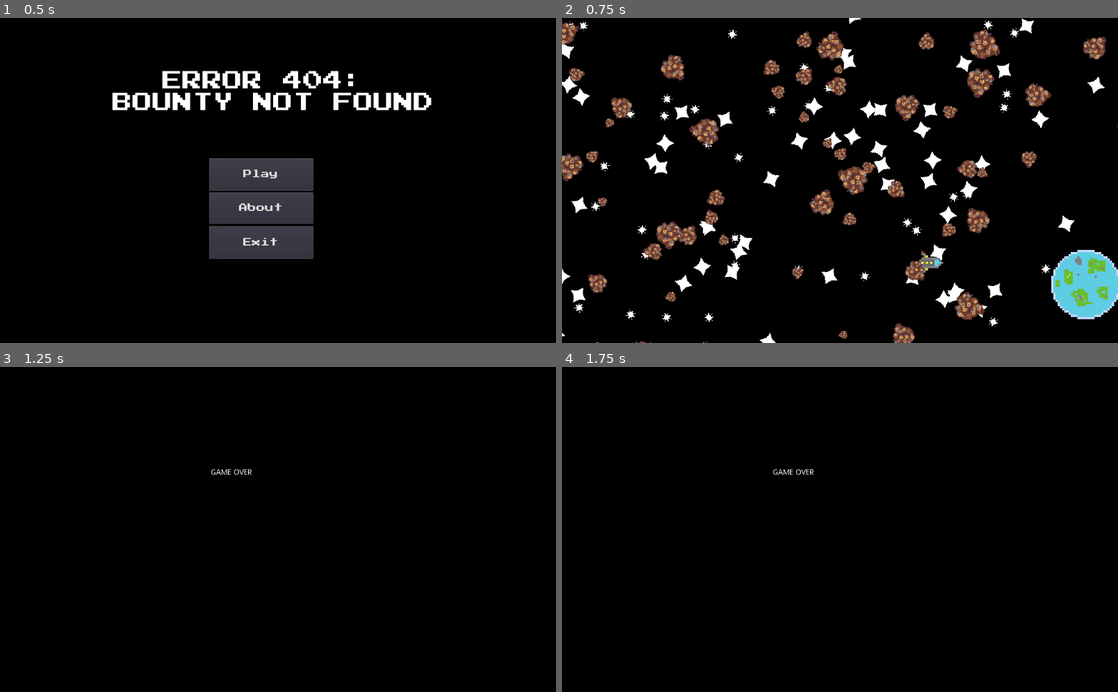
Above: before the commit, frames 1-4 (two rows, left to right).
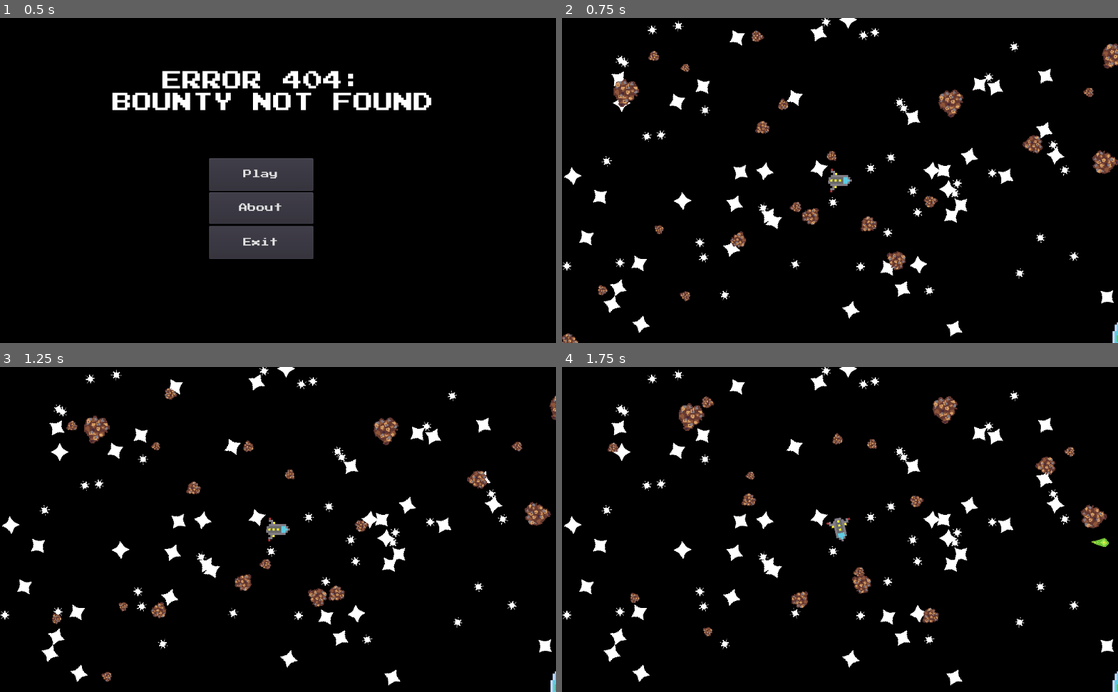
Above: after the commit, the same moments.

Repository: TechRunner2/404-Bounty-Not-Found
Game: Godot game, scene res://Scenes/Main Menu.tscn
The game is run twice, just before and just after one commit, with the same random seed, the same clock (stepped at 60 frames per second) and the same inputs.
Inputs:
- Up to frame 1 (0.5 s): no input
- Up to frame 2 (0.75 s): click "Play" at 0.5 s
- Up to frame 3 (1.25 s): no input
- Up to frame 4 (1.75 s): hold D (player_right) from 1.28 s (still down); hold Space (primary_fire) from 1.28 s (still down)

Frame 1 is identical in both runs. In frame 2, 19% of the frame differs, in the area x 0-100%, y 0-100%; in frame 3, 6.2%; in frame 4, 6.1%.

Commit message:
changed some values

Diff:
--- a/Scenes/Game.tscn
+++ b/Scenes/Game.tscn
@@ -15,15 +15,15 @@
 [node name="Game" type="Node2D"]
 position = Vector2( 0, 2.82843 )
 script = ExtResource( 1 )
+quad_dimension = Vector2( 1024, 600 )
 
 [node name="Stars" type="Node" parent="."]
 script = ExtResource( 5 )
 stars = [ ExtResource( 7 ), ExtResource( 6 ) ]
-quanity = 30
+quanity = 15
 
 [node name="Asteroids" type="Node" parent="."]
 script = ExtResource( 4 )
-amount = 20
 min_scale = 0.25
 max_scale = 1
 Obj = ExtResource( 3 )
@@ -34,7 +34,6 @@
 [node name="Enamies" type="Node" parent="."]
 
 [node name="Player" parent="." instance=ExtResource( 2 )]
-position = Vector2( 280, 254 )
 
 [node name="Camera" type="Camera2D" parent="."]
 current = true
